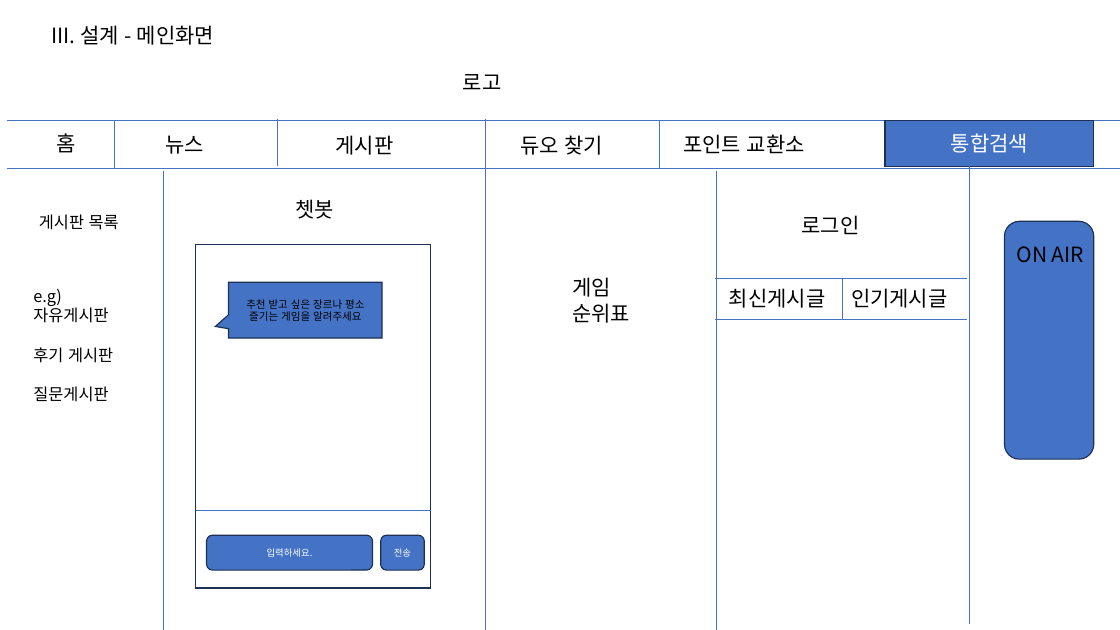
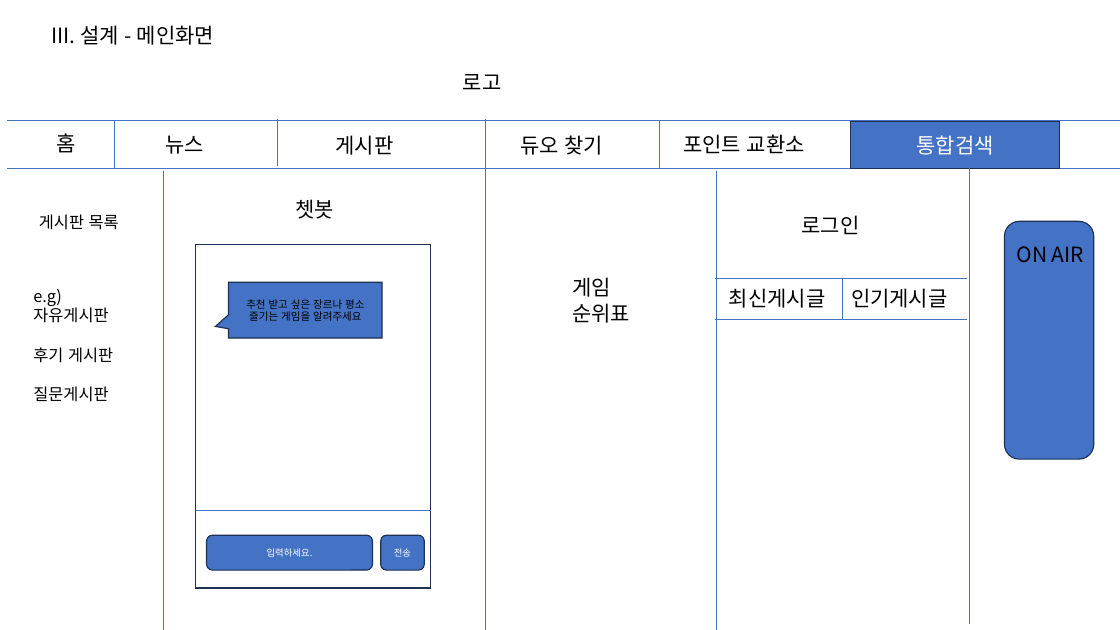
Before and after one commit to chlwlsgh777/project, a slide deck: slide 6 of GamSearch.pptx. Drawn at 1120x630 pixels with LibreOffice and Linux fonts; fonts in the diff are those of the drawing. Boxes give left, top, right and bottom in pixels: in the first picture for what was removed or moved away, otherwise in the second. Text is boxed around its words. In the diff, an @@ line names an element or a change of style, - is before the commit and + after.

```diff
--- a/GamSearch.pptx
+++ b/GamSearch.pptx
@@ rectangle "통합검색": place and size @@
-rectangle "통합검색" at [886, 120, 1095, 166]
+rectangle "통합검색" at [851, 122, 1060, 168]
```
Also in this commit, not shown: 1 other slide changed, 3 slides added.
